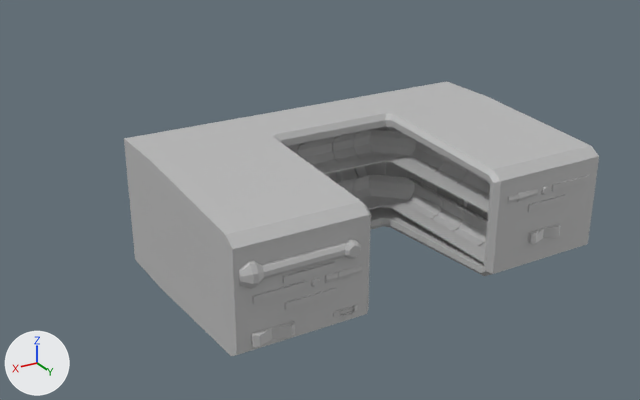
An edit to the FBX model Assets/Resources/Meshes/Battlefield/cruiser_pt_1.fbx, drawn before and after from the same camera.
Before and after are seen from a 50 mm lens placed at (2.19, 3.24, 1.68), pointed at (-0.11, -0.59, -0.23). The axes (+X, +Y, +Z) are drawn at lower left. The lights are the same throughout. Vertices at the same position are counted once.

Objects in the first picture: 'cruiserpt1'.
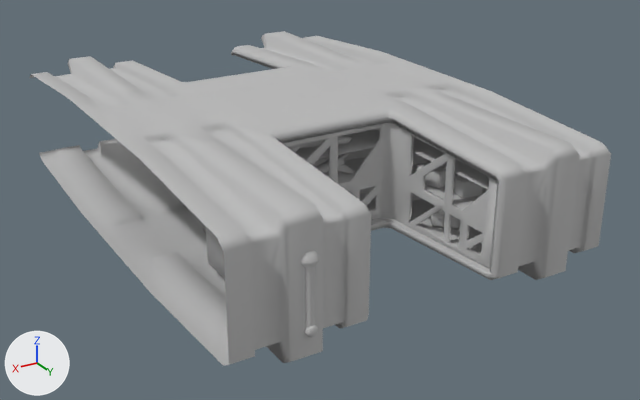
Patch to the scene script:
```diff
--- a/Assets/Resources/Meshes/Battlefield/cruiser_pt_1.fbx.py
+++ b/Assets/Resources/Meshes/Battlefield/cruiser_pt_1.fbx.py
@@ mat_blinn1 @@
+mat_blinn1 = principled_material('blinn1')
+mat_blinn1.base_color = (0.5, 0.5, 0.5)  # grey #bcbcbc
+mat_blinn1.roughness = 0.749
@@ mat_cruiser_new_items_blinn1sg1 @@
+mat_cruiser_new_items_blinn1sg1 = principled_material('cruiser_new_items:blinn1SG1')
+mat_cruiser_new_items_blinn1sg1.base_color = (0.5, 0.5, 0.5)  # grey #bcbcbc
+mat_cruiser_new_items_blinn1sg1.roughness = 0.856
@@ mat_cruiser_new_case_blinn1sg1 @@
+mat_cruiser_new_case_blinn1sg1 = principled_material('cruiser_new_case:blinn1SG1')
+mat_cruiser_new_case_blinn1sg1.base_color = (0.5, 0.5, 0.5)  # grey #bcbcbc
+mat_cruiser_new_case_blinn1sg1.roughness = 0.856
@@ me_mesh @@
 # used by ob_cruiserpt1; location = (0.0, 0.0, 0.0); rotation_euler = (1.571, 0.0, -1.571), in degrees (90, 0, -90); scale = (0.01, 0.01, 0.01)
-me_mesh.from_pydata(...)  # 1398 vertices, 1175 faces; spans x -59.0..59.0, y -32.0..32.0, z -95.0..95.0
-me_mesh.materials.append(mat_lambert1)  # grey #bcbcbc
+me_mesh.from_pydata(...)  # 1140 vertices, 1019 faces; spans x -100.0..100.0, y -33.0..33.0, z -65.0..220.0
+# me_mesh part 1: the loose piece of 94 vertices spanning x -55.0..59.0, y -32.0..32.0, z -95.0..95.0 is rebuilt with 248 vertices and now spans x -100.0..100.0, y -33.0..33.0, z -62.0..79.0, in mat_cruiser_new_case_blinn1sg1 (grey #bcbcbc)
+# me_mesh part 2: 33 loose pieces with 539 vertices, spanning x -59.0..48.0, y -20.0..20.0, z -93.0..90.0, are deleted
+# me_mesh part 3: 1 vertex moved within x -55.0, y 14.0, z 59.0; 764 vertices removed from x -56.0..43.0, y -20.0..21.0, z -50.0..64.0; 891 vertices added at x -100.0..100.0, y -33.0..33.0, z -65.0..220.0
+# me_mesh part 4: the surface is now shaded smooth
+me_mesh.materials.append(mat_blinn1)  # grey #bcbcbc
+me_mesh.materials.append(mat_cruiser_new_items_blinn1sg1)  # grey #bcbcbc
+me_mesh.materials.append(mat_cruiser_new_case_blinn1sg1)  # grey #bcbcbc
@@ ob_cruiserpt1 @@
 ob_cruiserpt1.location = (0.0, 0.0, 0.0)
-ob_cruiserpt1.rotation_euler = (1.571, 0.0, -1.571)  # degrees (90, 0, -90)
+ob_cruiserpt1.rotation_euler = (1.571, 0.0, 0.0)  # degrees (90, 0, 0)
 ob_cruiserpt1.scale = (0.01, 0.01, 0.01)
```

Location of each change, [x1, y1, x2, y2] in pixels of the pictures (640 x 400 px; the box of a moved part takes in the faces that stretch with it):
'cruiserpt1', reshaped, turned: before [124, 81, 599, 356]; after [29, 31, 611, 366]
part 1 of me_mesh, rebuilt (8% wider, 8% taller): before [124, 81, 599, 356]; after [100, 70, 611, 366]
part 2 of me_mesh, deleted: before [239, 126, 590, 347]
part 3 of me_mesh, moved or reshaped: before [288, 129, 549, 263]; after [29, 31, 497, 337]
